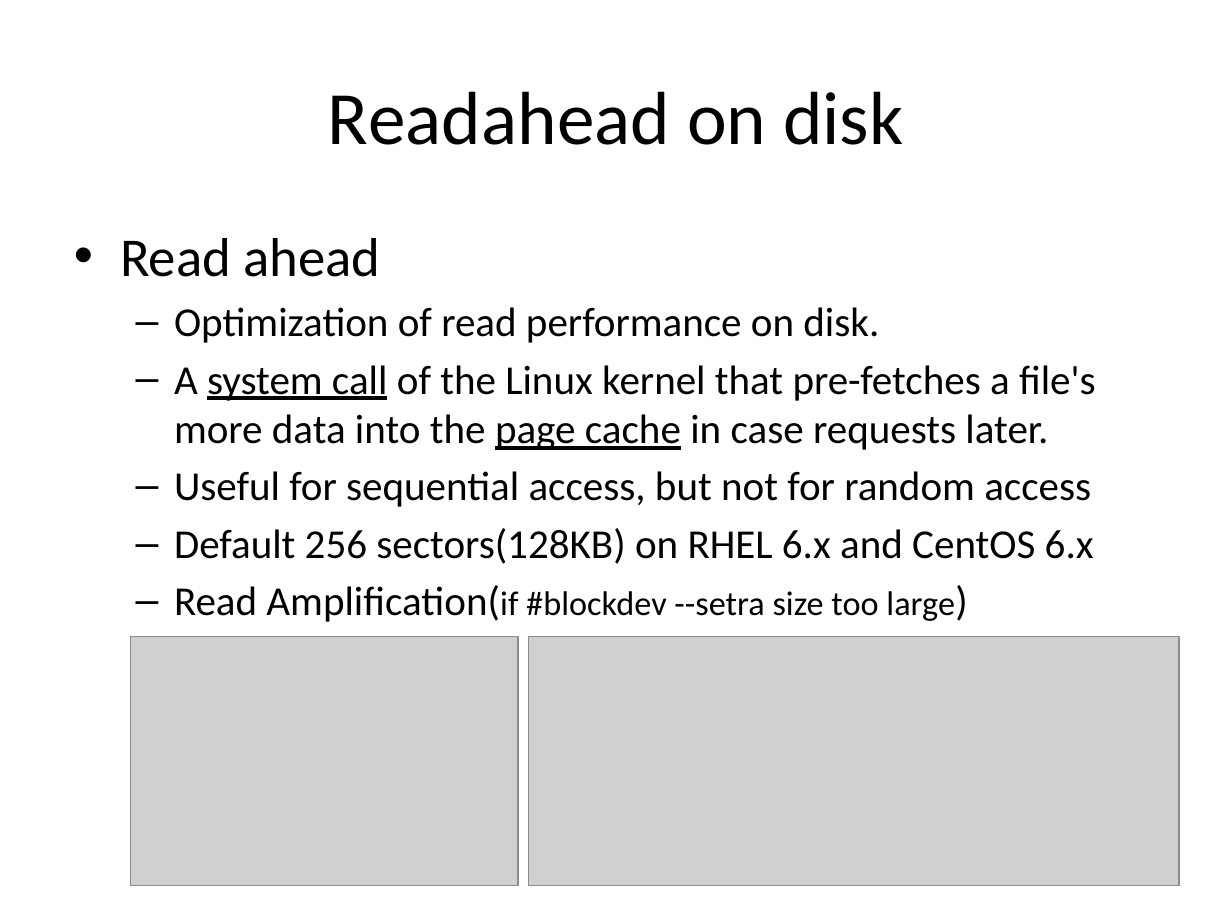
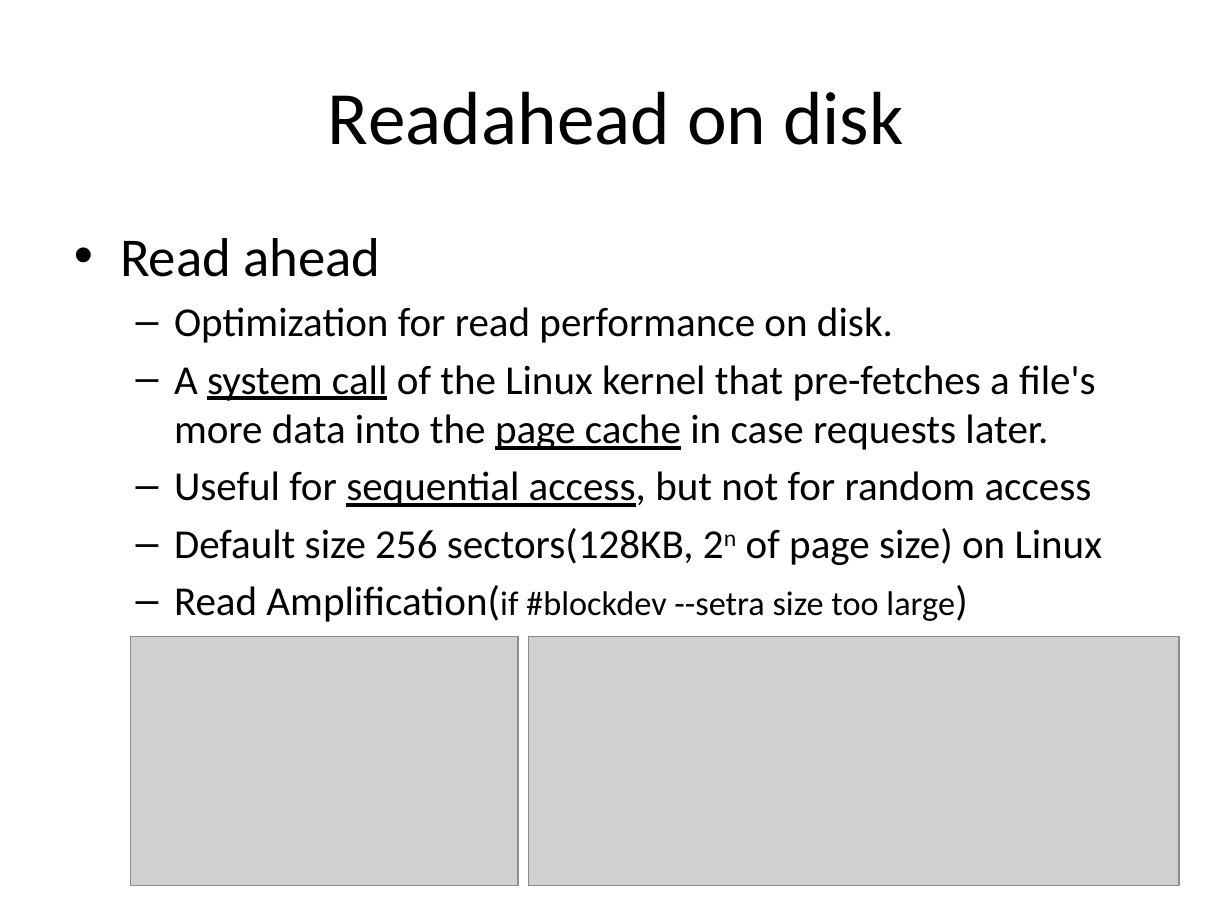
Before and after one commit to guhanjie/Knowledge-sharing, a slide deck: slide 39 of 数据存取模型.pptx. Drawn at 1232x924 pixels with LibreOffice and Linux fonts; fonts in the diff are those of the drawing; grey boxes stand for pictures. Boxes give left, top, right and bottom in pixels: in the first picture for what was removed or moved away, otherwise in the second. Text is boxed around its words. In the diff, an @@ line names an element or a change of style, - is before the commit and + after.

Commit message:
update for data model in memory & disk

```diff
--- a/数据存取模型.pptx
+++ b/数据存取模型.pptx
@@ text at <box>174,307,893,343</box>: text changed @@
-  – Optimization of read performance on disk.
+  – Optimization for read performance on disk.
@@ text at <box>174,471,1092,507</box>: underline on in "sequential access," @@
@@ text at <box>174,528,1103,565</box>: text changed @@
-  – Default 256 sectors(128KB) on RHEL 6.x and CentOS 6.x
+  – Default size 256 sectors(128KB, 2n of page size) on Linux
```
Also in this commit, not shown: 7 other slides changed.
